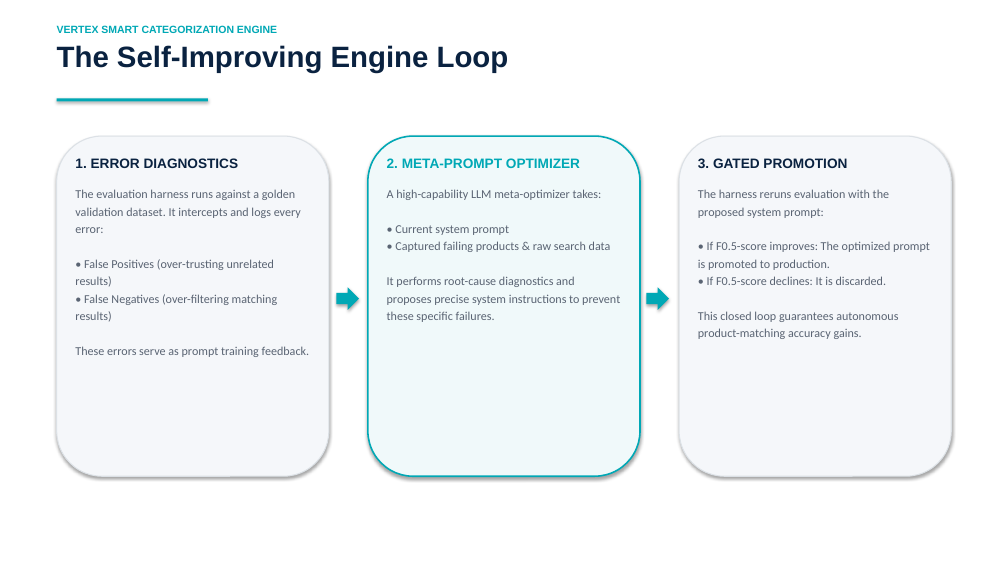
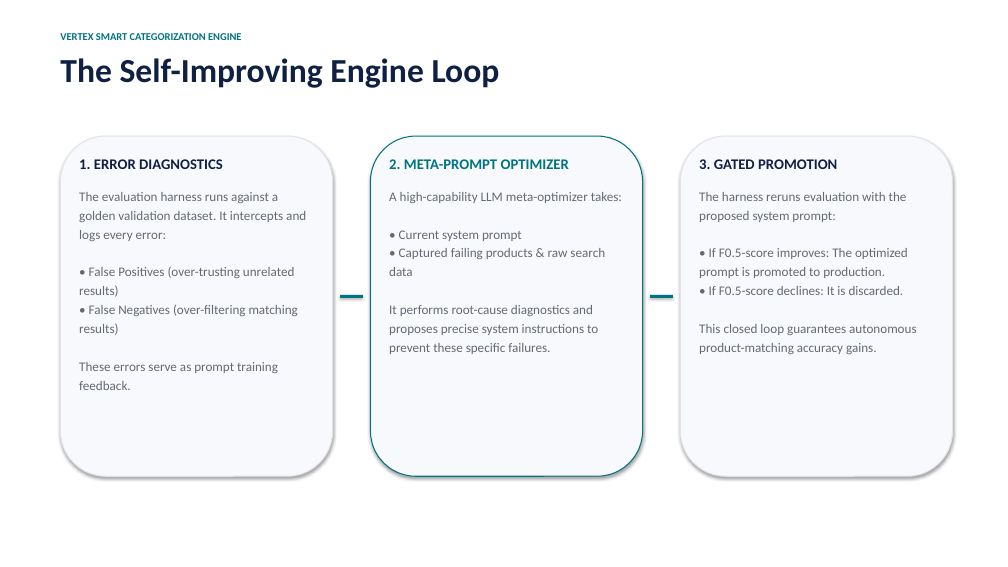
Before and after one commit to rahiakil/tkhome, a slide deck: slide 6 of presentation_slides.pptx. Drawn at 1008x567 pixels with LibreOffice and Linux fonts; fonts in the diff are those of the drawing. Boxes give left, top, right and bottom in pixels: in the first picture for what was removed or moved away, otherwise in the second. Text is boxed around its words. In the diff, an @@ line names an element or a change of style, - is before the commit and + after.

```diff
--- a/presentation_slides.pptx
+++ b/presentation_slides.pptx
@@ text "VERTEX SMART CATEGORIZATION ENGINE": place and size @@
-text "VERTEX SMART CATEGORIZATION ENGINE" at (57,25,277,33)
+text "VERTEX SMART CATEGORIZATION ENGINE" at (60,33,241,40)
@@ text "VERTEX SMART CATEGORIZATION ENGINE" at (60,33,241,40): font Arial to Calibri, text colour #00A8B5 to #007382 @@
@@ text "The Self-Improving Engine Loop": place and size @@
-text "The Self-Improving Engine Loop" at (57,45,509,73)
+text "The Self-Improving Engine Loop" at (60,58,500,88)
@@ text "The Self-Improving Engine Loop" at (60,58,500,88): size 28 to 32 pt, font Arial to Calibri, text colour #0A2240 to #0F2043 @@
@@ rectangle removed at (57,98,208,101) @@
@@ rounded rectangle at (60,136,333,476): fill #F5F7FA to #F8F9FC; outline #DCE1E6 1 pt to #E1E4EB 1 pt @@
@@ rounded rectangle: place and size @@
-rounded rectangle at (57,136,329,476)
+rounded rectangle at (60,136,333,476)
@@ rounded rectangle at (371,136,643,476): fill #F0F9FA to #F8F9FC; outline #00A8B5 1.5 pt to #007382 1 pt @@
@@ rounded rectangle at (681,136,953,476): fill #F5F7FA to #F8F9FC; outline #DCE1E6 1 pt to #E1E4EB 1 pt @@
@@ text "1. ERROR DIAGNOSTICS" at (79,159,306,390): size 13 to 14 pt, font Arial to Calibri, text colour #0A2240 to #0F2043 in "1. ERROR DIAGNOSTICS"; size 11.5 to 12.5 pt, text colour #5A6473 to #646973 @@
@@ text "2. META-PROMPT OPTIMIZER" at (389,159,622,354): size 13 to 14 pt, font Arial to Calibri, text colour #00A8B5 to #007382 in "2. META-PROMPT OPTIMIZER"; size 11.5 to 12.5 pt, text colour #5A6473 to #646973 in "A high-capability LLM meta-optimizer takes: • Current ..." @@
@@ text "3. GATED PROMOTION" at (699,159,917,354): size 13 to 14 pt, font Arial to Calibri, text colour #0A2240 to #0F2043 in "3. GATED PROMOTION"; size 11.5 to 12.5 pt, text colour #5A6473 to #646973 @@
@@ right arrow removed at (337,287,359,310) @@
@@ rectangle added at (340,295,363,298), fill #007382 @@
@@ right arrow removed at (647,287,669,310) @@
@@ rectangle added at (650,295,673,298), fill #007382 @@
```
Also in this commit, not shown: 7 other slides changed, 3 other files.
